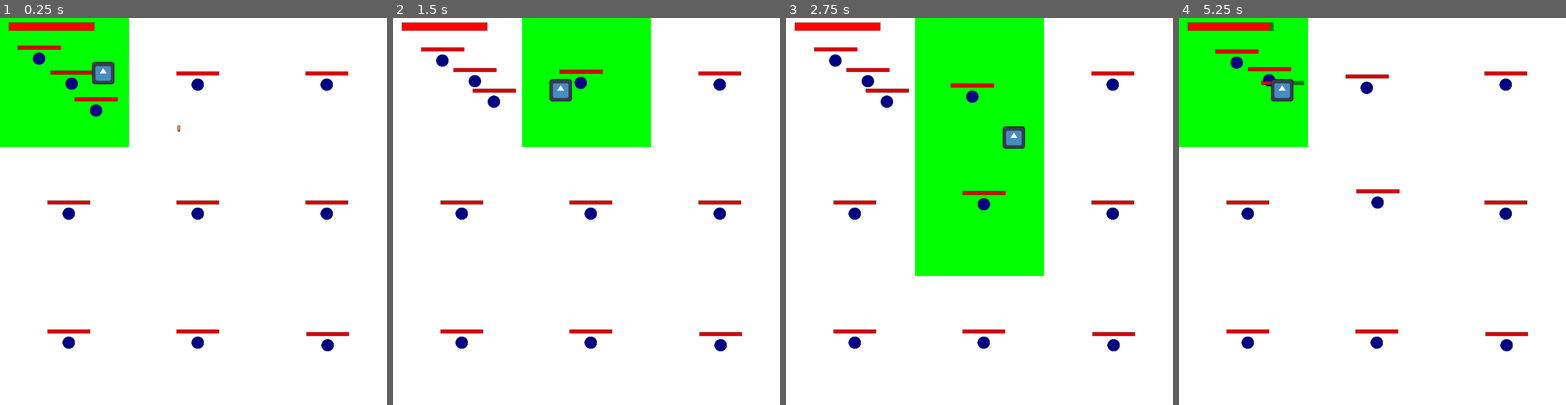
Above: before the commit, frames 1-4 (left to right).
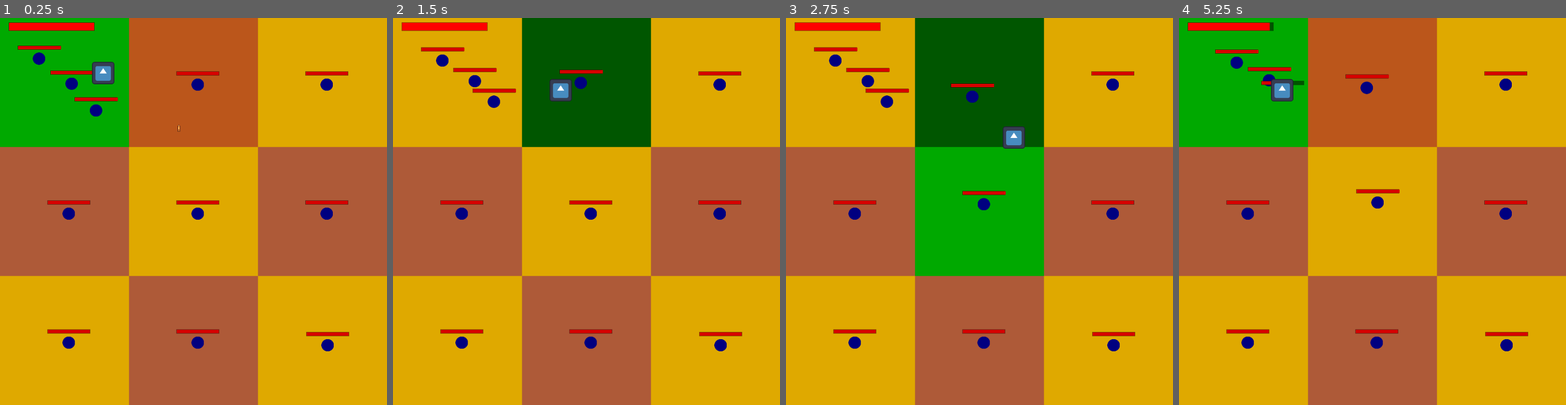
Above: after the commit, the same moments.

Repository: Jcalafange/IA_para_jogos
Game: Godot game, scene res://Cena1.tscn
Same seed, same stepped clock (60 frames per second), same inputs: the game is played once before the commit and once after it. The engine's default icon, where the game draws it, is replaced by a stand-in: a white triangle on a blue panel in a dark square.
Inputs (mouse positions are in pixels of both pictures, inside the frame that each line leads up to):
- Up to frame 1 (0.25 s): no input
- Up to frame 2 (1.5 s): move the mouse to (671, 192) at 0.52 s; hold D (move_right) 0.53-1.28 s; click (671, 192) at 0.67 s; move the mouse to (509, 230) at 1.27 s; hold S (move_down) from 1.28 s (still down)
- Up to frame 3 (2.75 s): move the mouse to (1018, 126) at 2.02 s; release S (move_down) at 2.03 s; hold D (move_right) from 2.03 s (still down)
- Up to frame 4 (5.25 s): move the mouse to (1353, 288) at 2.77 s; release D (move_right) at 2.78 s; hold W (move_up) 2.78-3.53 s; click (1353, 288) at 2.92 s; move the mouse to (1488, 269) at 3.52 s; hold A (move_left) 3.53-5.03 s; move the mouse to (1256, 153) at 4.27 s; move the mouse to (1391, 211) at 5.02 s; hold S (move_down) from 5.03 s (still down); click (1391, 211) at 5.17 s

The runs differ from the first frame. In frame 1, 97% of the frame differs, in the area x 0-100%, y 0-100%; in frame 2, 97%; in frame 3, 97%; in frame 4, 98%.

Commit message:
colocado cores para as zonas

Diff:
--- a/Cena1.tscn
+++ b/Cena1.tscn
@@ -18,29 +18,38 @@
 hpBar = NodePath("HUD/PlayerLife/Bar")
 
 [node name="Zone" parent="GameController" groups=["Zonas"] instance=ExtResource("2_ibn4e")]
+modulate = Color(0.87451, 0.662745, 0, 1)
 
 [node name="Zone2" parent="GameController" groups=["Zonas"] instance=ExtResource("2_ibn4e")]
+modulate = Color(0.733333, 0.337255, 0.105882, 1)
 position = Vector2(300, 0)
 
 [node name="Zone3" parent="GameController" groups=["Zonas"] instance=ExtResource("2_ibn4e")]
+modulate = Color(0.87451, 0.662745, 0, 1)
 position = Vector2(600, 0)
 
 [node name="Zone4" parent="GameController" groups=["Zonas"] instance=ExtResource("2_ibn4e")]
+modulate = Color(0.682353, 0.352941, 0.219608, 1)
 position = Vector2(0, 300)
 
 [node name="Zone5" parent="GameController" groups=["Zonas"] instance=ExtResource("2_ibn4e")]
+modulate = Color(0.87451, 0.662745, 0, 1)
 position = Vector2(300, 300)
 
 [node name="Zone6" parent="GameController" groups=["Zonas"] instance=ExtResource("2_ibn4e")]
+modulate = Color(0.682756, 0.354165, 0.220219, 1)
 position = Vector2(600, 300)
 
 [node name="Zone7" parent="GameController" groups=["Zonas"] instance=ExtResource("2_ibn4e")]
+modulate = Color(0.87451, 0.662745, 0, 1)
 position = Vector2(0, 600)
 
 [node name="Zone8" parent="GameController" groups=["Zonas"] instance=ExtResource("2_ibn4e")]
+modulate = Color(0.682756, 0.354165, 0.220219, 1)
 position = Vector2(300, 600)
 
 [node name="Zone9" parent="GameController" groups=["Zonas"] instance=ExtResource("2_ibn4e")]
+modulate = Color(0.87451, 0.662745, 0, 1)
 position = Vector2(600, 600)
 
 [node name="ball" parent="GameController" groups=["Balls"] instance=ExtResource("3_glsyj")]
--- a/scenes/PowerUp/PowerUpHeal.tscn
+++ b/scenes/PowerUp/PowerUpHeal.tscn
@@ -7,6 +7,7 @@
 radius = 15.0
 
 [node name="PowerUp" type="Area2D"]
+top_level = true
 position = Vector2(-12, -6)
 collision_layer = 4
 collision_mask = 3
@@ -18,5 +19,6 @@
 texture = ExtResource("2_uufnl")
 
 [node name="CollisionShape2D" type="CollisionShape2D" parent="."]
+visible = false
 position = Vector2(13, 6)
 shape = SubResource("CircleShape2D_uoynv")
--- a/scenes/PowerUp/PowerUpSpeed.tscn
+++ b/scenes/PowerUp/PowerUpSpeed.tscn
@@ -18,5 +18,6 @@
 texture = ExtResource("2_mtln1")
 
 [node name="CollisionShape2D" type="CollisionShape2D" parent="."]
+visible = false
 position = Vector2(12.6705, 5.71387)
 shape = SubResource("CircleShape2D_uoynv")
--- a/scenes/PowerUp/PowerUpSpeedATK.tscn
+++ b/scenes/PowerUp/PowerUpSpeedATK.tscn
@@ -18,5 +18,6 @@
 texture = ExtResource("2_8o41c")
 
 [node name="CollisionShape2D" type="CollisionShape2D" parent="."]
+visible = false
 position = Vector2(12.6705, 5.71387)
 shape = SubResource("CircleShape2D_uoynv")
--- a/scenes/ball/ball.tscn
+++ b/scenes/ball/ball.tscn
@@ -16,6 +16,7 @@
 texture = ExtResource("1_jsisk")
 
 [node name="CollisionShape2D" type="CollisionShape2D" parent="."]
+visible = false
 shape = SubResource("CircleShape2D_jflof")
 
 [node name="Hp" type="ColorRect" parent="."]
Binary file added: assets/tilesets/Grass.png
Not shown, added: assets/tilesets/Grass.png.import
